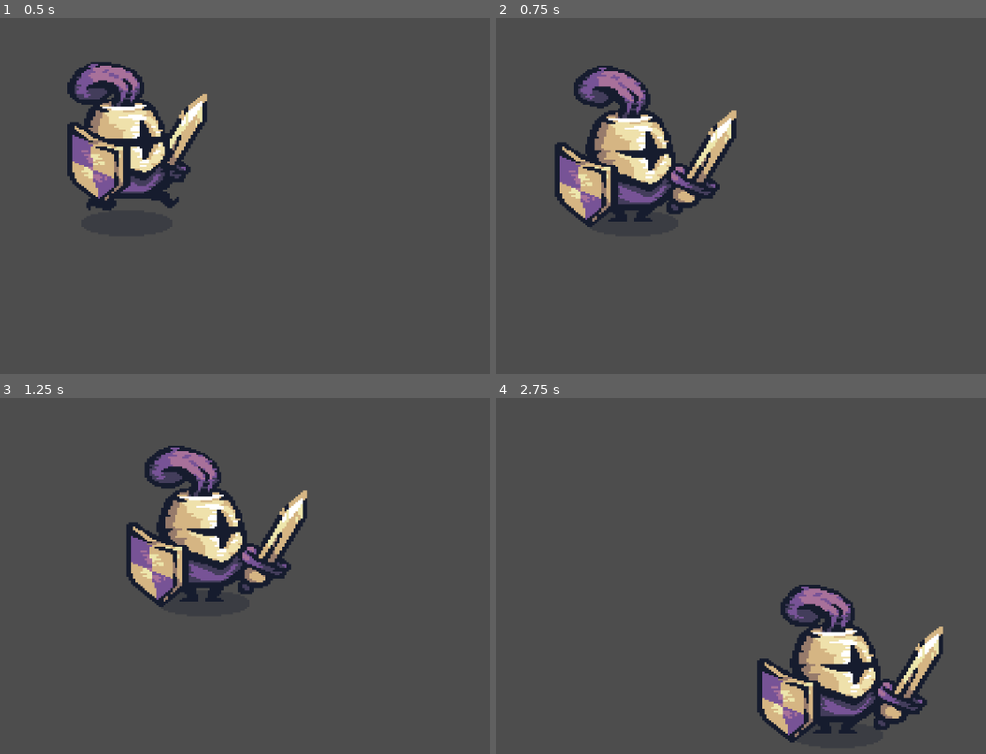
Above: before the commit, frames 1-4 (two rows, left to right).
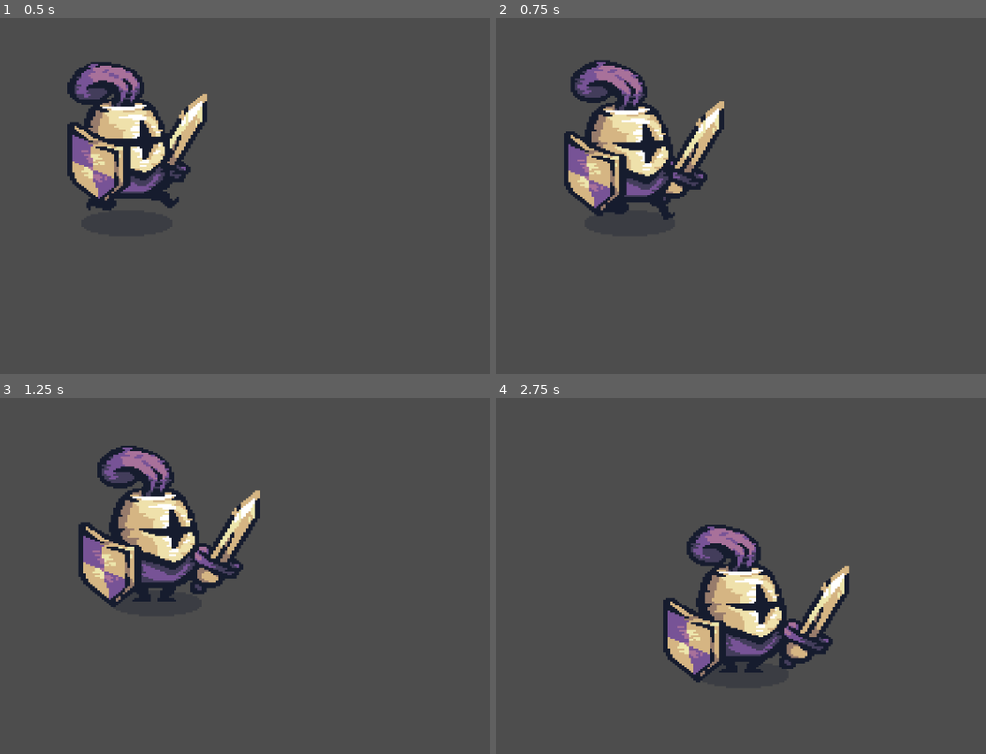
Above: after the commit, the same moments.

Repository: Tamy-dsv/Trilha_godot_new
Game: Godot game, scene res://node_2d.tscn
The game is run twice, just before and just after one commit, with the same random seed, the same clock (stepped at 60 frames per second) and the same inputs.
Inputs (mouse positions are in pixels of both pictures, inside the frame that each line leads up to):
- Up to frame 1 (0.5 s): no input
- Up to frame 2 (0.75 s): tap Enter (ui_accept) at 0.5 s; move the mouse to (790, 178) at 0.52 s; hold D (mover_direita) from 0.53 s (still down); click (790, 178) at 0.6 s
- Up to frame 3 (1.25 s): keep holding D (mover_direita); tap Enter (ui_accept) at 0.77, 0.8, 1.07 s
- Up to frame 4 (2.75 s): move the mouse to (outside the picture) at 1.27 s; release D (mover_direita) at 1.28 s; hold S (mover_baixo) 1.28-2.03 s; tap Enter (ui_accept) at 1.35, 1.52, 1.82, 2.3 s; click (outside the picture) at 1.55 s; move the mouse to (701, 490) at 2.02 s; hold D (mover_direita) from 2.03 s (still down); click (701, 490) at 2.1 s

Frame 1 is identical in both runs. In frame 2, 8.3% of the frame differs, in the area x 11-50%, y 11-59%; in frame 3, 12%; in frame 4, 16%, in the area x 34-92%, y 35-97%.

Commit message:
atualizado
codigo atualizado porem o a ataque não funcionou

Diff:
--- a/medieval-warrior/player/character_body_2d.gd
+++ b/medieval-warrior/player/character_body_2d.gd
@@ -1,28 +1,62 @@
 extends CharacterBody2D
 
 @export var speed: float = 3
-
+@onready var sprite: Sprite2D = $sprite
 @onready var animation_player: AnimationPlayer = $AnimationPlayer
 
 var is_running: bool = false
+var is_attacking: bool = false
+var attack_cooldown: float = 0.0
 
-#func _process(delta: float) -> void:
-	#if Input.is_action_just_pressed("ui_accept"):
-		#if is_running:
-			#animation_player.play("parado")
-			#is_running = false
-		#else:
-				#animation_player.play("correr")
-				#is_running = true
-
-
-
+func _process(delta: float) -> void:
+	# Atualiza temporizador de ataque
+	if is_attacking:
+		attack_cooldown -= delta
+		if attack_cooldown <= 0.0:
+			is_attacking = false
+			animation_player.play("parado")
 
 func _physics_process(delta: float) -> void:
-	var input_vector = Input.get_vector("mover_esquerda","mover_direita","mover_cima","mover_baixo")
+	var input_vector = Input.get_vector("mover_esquerda", "mover_direita", "mover_cima", "mover_baixo")
+
+	# Zona morta (deadzone)
+	if abs(input_vector.x) < 0.15:
+		input_vector.x = 0.0
+	if abs(input_vector.y) < 0.15:
+		input_vector.y = 0.0
+
 	var target_velocity = input_vector * speed * 100.0
-	velocity = lerp(velocity,target_velocity, 0.05)
+	if is_attacking:
+		target_velocity *= 0.25
+
+	velocity = lerp(velocity, target_velocity, 0.05)
 	move_and_slide()
 
-	if input_vector != Vector2.ZERO:
-		animation_player.play("parado")
+	# Atualiza estado de corrida
+	var was_running = is_running
+	is_running = not input_vector.is_zero_approx()
+
+	# Toca a animação apropriada
+	if was_running != is_running:
+		if is_running:
+			animation_player.play("correr")
+		else:
+			animation_player.play("parado")
+
+	# Gira o sprite com base na direção
+	if input_vector.x > 0:
+		sprite.flip_h = false
+	elif input_vector.x < 0:
+		sprite.flip_h = true
+
+	# Detecta ataque
+	if Input.is_action_just_pressed("ataque"):
+		attack()
+
+func attack() -> void:
+	if is_attacking:
+		return
+
+	animation_player.play("ataque_cima-baixo")
+	attack_cooldown = 0.6
+	is_attacking = true
--- a/medieval-warrior/project.godot
+++ b/medieval-warrior/project.godot
@@ -37,6 +37,11 @@
 "events": [Object(InputEventKey,"resource_local_to_scene":false,"resource_name":"","device":-1,"window_id":0,"alt_press …(192 unchanged characters)…
 ]
 }
+ataque={
+"deadzone": 0.2,
+"events": [Object(InputEventMouseButton,"resource_local_to_scene":false,"resource_name":"","device":-1,"window_id":0,"alt_pressed":false,"shift_pressed":false,"ctrl_pressed":false,"meta_pressed":false,"button_mask":1,"position":Vector2(55, 17),"global_position":Vector2(64, 65),"factor":1.0,"button_index":1,"canceled":false,"pressed":true,"double_click":false,"script":null)
+]
+}
 
 [rendering]
 
